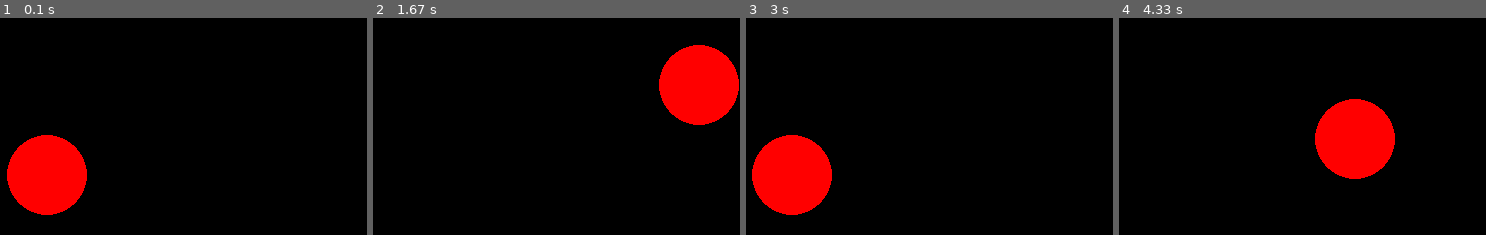
Above: before the commit, frames 1-4 (left to right).
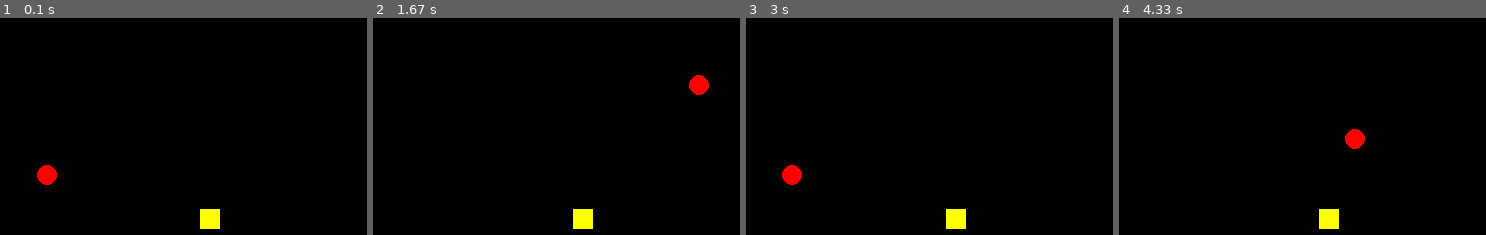
Above: after the commit, the same moments.

Repository: DREU007/pygame-playground
Game: pygame game, started from main.py
Same seed, same stepped clock (60 frames per second), same inputs: the game is played once before the commit and once after it.
Inputs:
- Up to frame 1 (0.1 s): no input
- Up to frame 2 (1.67 s): hold D 0.33-0.8 s; hold W 0.83-1.13 s; hold D 1.17-1.63 s
- Up to frame 3 (3 s): hold A 1.67-2.2 s; hold S 2.23-2.53 s; hold A 2.57-2.97 s
- Up to frame 4 (4.33 s): hold W 3-3.37 s; hold D 3.4-4.03 s; hold S from 4.07 s (still down)

The runs differ from the first frame. In frame 1, 6.4% of the frame differs, in the area x 1-60%, y 53-98%; in frame 2, 6.4%; in frame 3, 6.4%; in frame 4, 6.4%.

Commit message:
Feat: coin collection

Diff:
--- a/main.py
+++ b/main.py
@@ -1,5 +1,10 @@
+
+from random import randrange
 import pygame as pg
 from settings import Resolution
+
+
+COIN_SIZE = 20
 
 class Game:
     def __init__(self):
@@ -8,15 +13,24 @@
         self.clock = pg.time.Clock()
         self.running = True
 
-
+        self.score = 0
         self.dt = 0
         self.player = pg.Vector2(
             self.screen.get_width() / 2,
             self.screen.get_height() / 2
         )
 
+        self.set_random_coin()
+
+    def set_random_coin(self):
+
+        rw = randrange(0, self.screen.get_width() - COIN_SIZE)
+        rh = randrange(0, self.screen.get_height() - COIN_SIZE)
+        self.coin = pg.Rect(rw, rh, COIN_SIZE, COIN_SIZE)
+
     def render(self):
-        pg.draw.circle(self.screen, "red", self.player, 40)
+        pg.draw.rect(self.screen, "yellow", self.coin)
+        pg.draw.circle(self.screen, "red", self.player, 10)
 
         keys=pg.key.get_pressed()
         if keys[pg.K_w]: self.player.y -= 300 * self.dt
@@ -24,6 +38,10 @@
         if keys[pg.K_a]: self.player.x -= 300 * self.dt
         if keys[pg.K_d]: self.player.x += 300 * self.dt
 
+        is_collision = self.coin.collidepoint(self.player)
+        if is_collision:
+            self.score += 1
+            self.set_random_coin()
 
     def main(self):
 
@@ -41,5 +59,5 @@
         pg.quit()
 
 if __name__ == "__main__":
-    g = Game()
-    g.main()
+   g = Game()
+   g.main()
